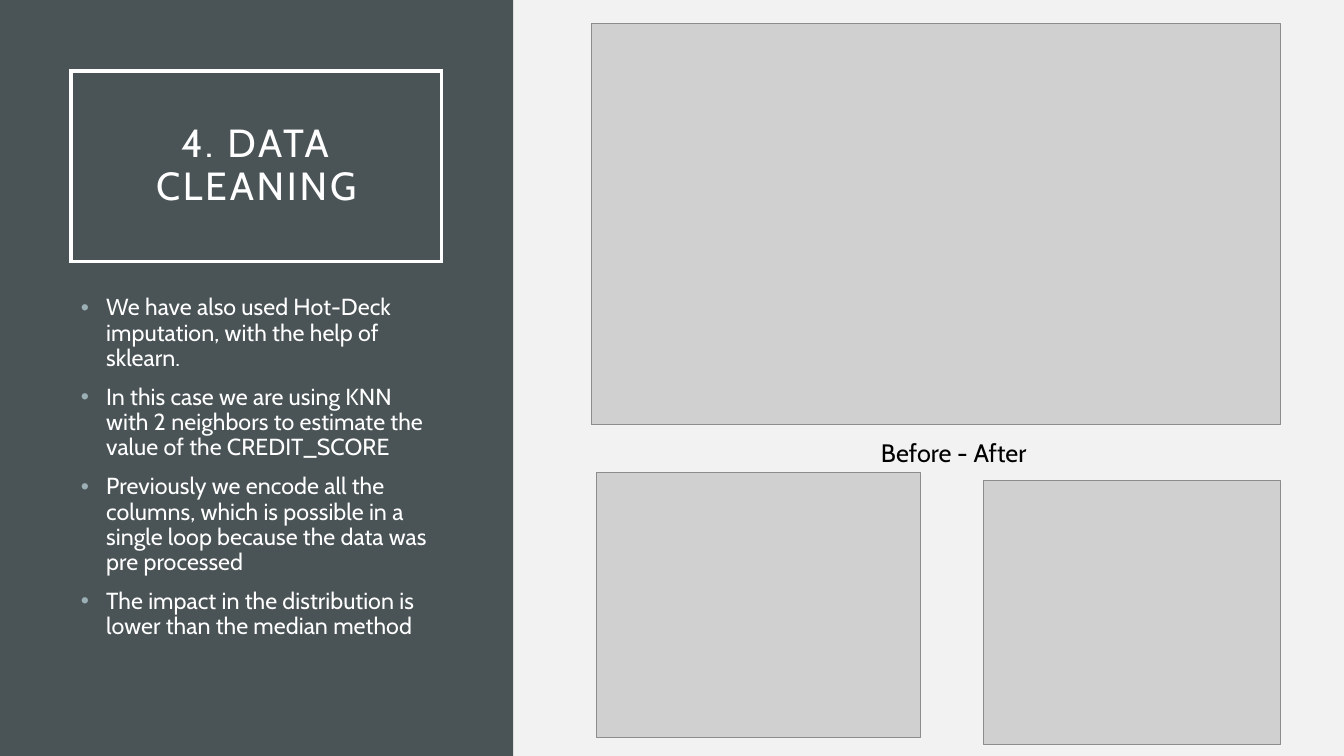
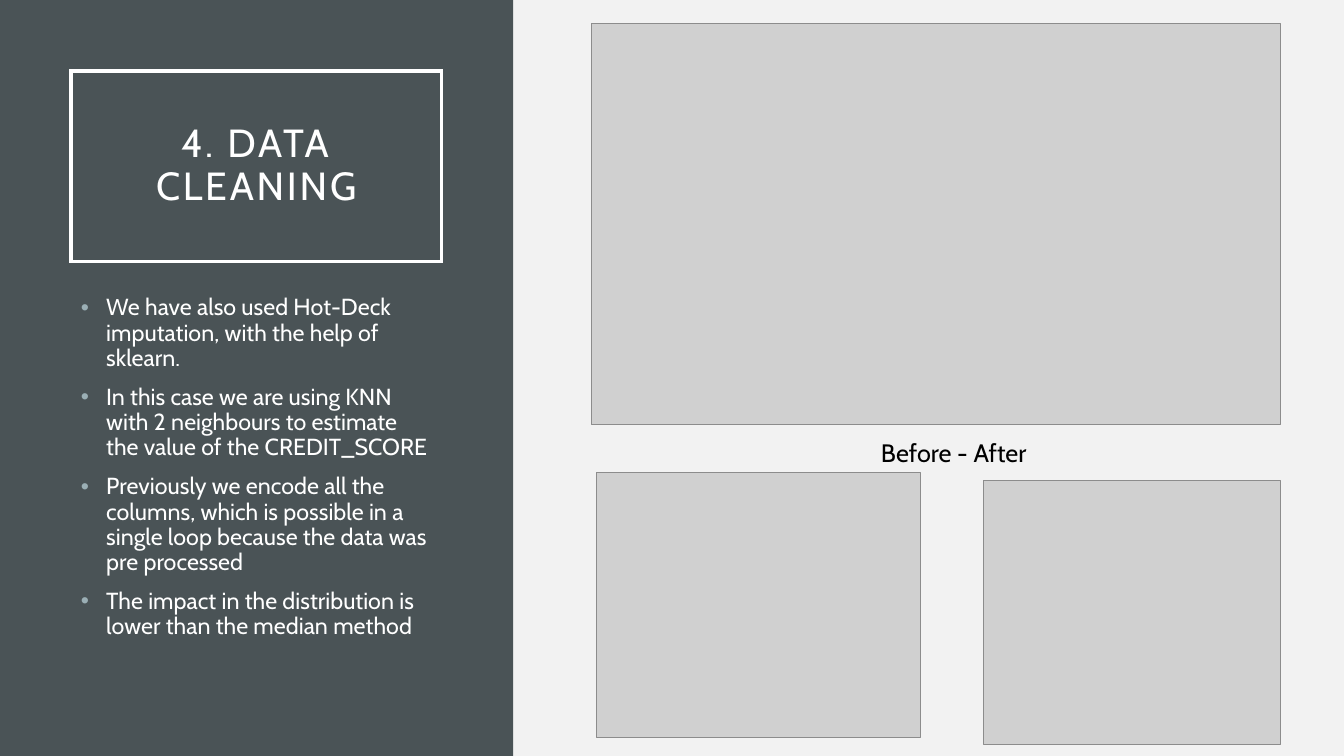
Before and after one commit to AlvarSML/Machine-Learning-2021, a slide deck: slide 7 of Meta.pptx. Drawn at 1344x756 pixels with LibreOffice and Linux fonts; fonts in the diff are those of the drawing; grey boxes stand for pictures. Boxes give left, top, right and bottom in pixels: in the first picture for what was removed or moved away, otherwise in the second. Text is boxed around its words. In the diff, an @@ line names an element or a change of style, - is before the commit and + after.

```diff
--- a/Meta.pptx
+++ b/Meta.pptx
@@ text at bbox=[106, 387, 427, 458]: text changed @@
-• In this case we are using KNN with 2 neighbors to estimate the value of the CREDIT_SCORE
+• In this case we are using KNN with 2 neighbours to estimate the value of the CREDIT_SCORE
```
Also in this commit, not shown: 1 other slide changed.
